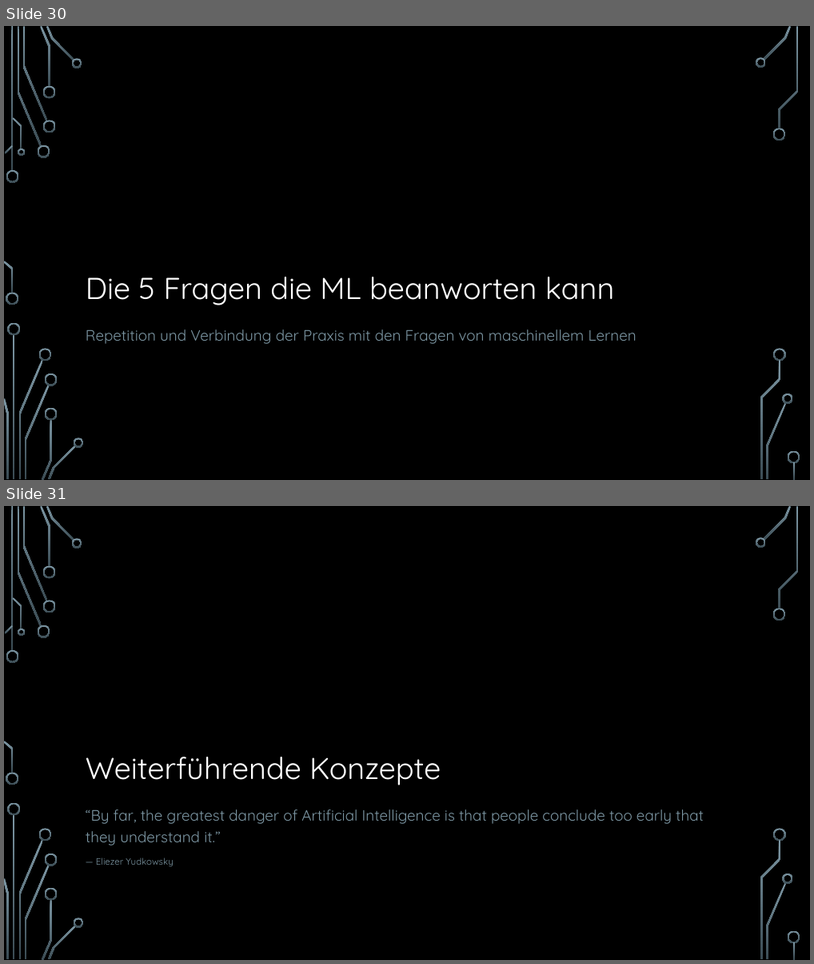
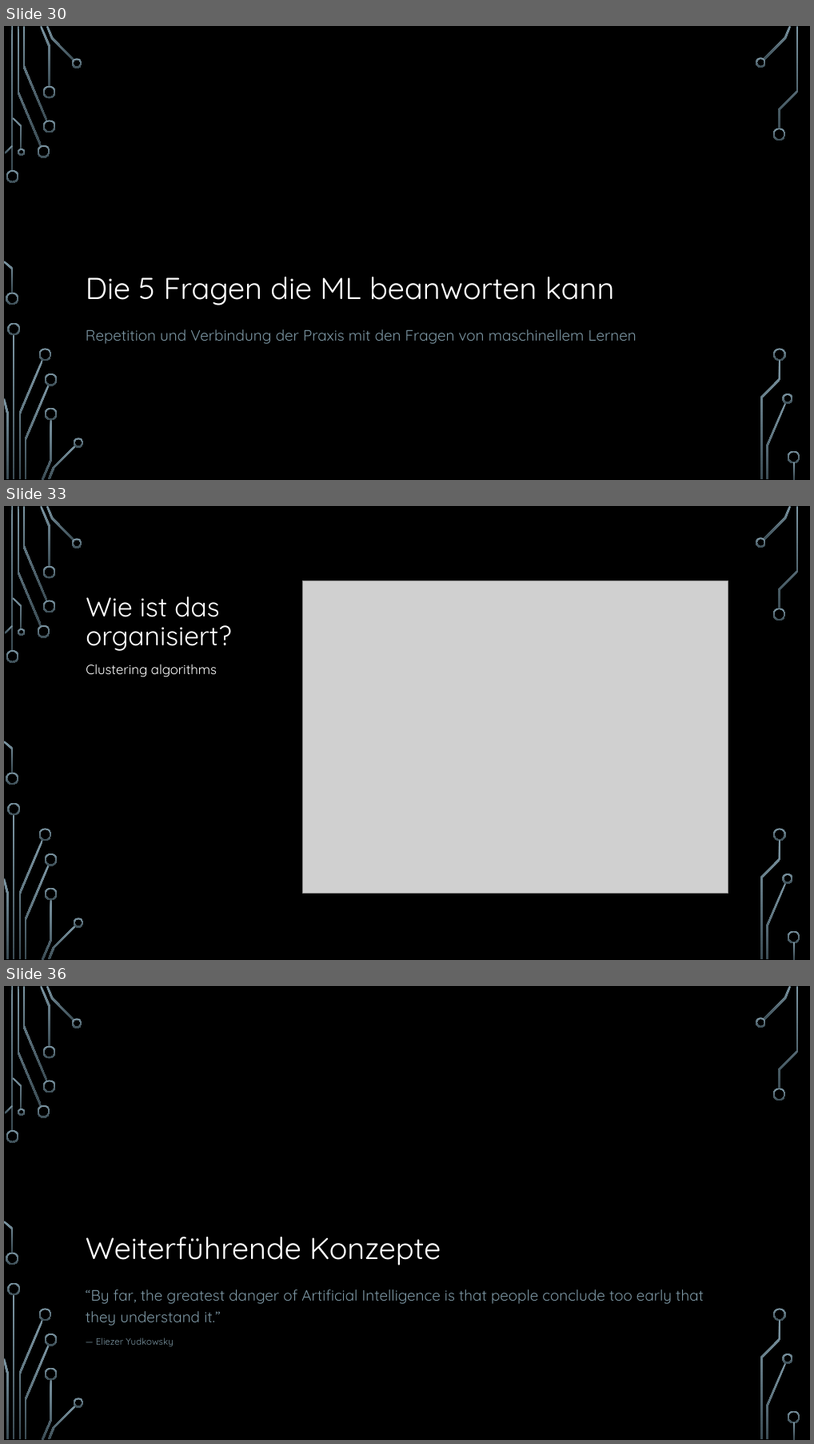
Before and after one commit to hacpro/introduction-machine-learning, a slide deck: presentation.pptx. Shown one above the other, each under a label of ours: slides 30 and 31 before the commit, slides 30, 33 and 36 after it; the slides between them are not shown. The pictures are 814x964 and 814x1444 pixels, drawn with LibreOffice and Linux fonts; fonts in the diff are those of the drawing; grey boxes stand for pictures; background and template pictures are left out. Boxes give left, top, right and bottom in pixels: in the first picture for what was removed or moved away, otherwise in the second. Text is boxed around its words. In the diff, an @@ line names an element or a change of style, - is before the commit and + after.

```diff
--- a/presentation.pptx
+++ b/presentation.pptx
@@ slide 33 added at <box>4,506,810,960</box>, background picture (left out); not listed: 36 template elements that a slide beside it also shows @@
@@ title added at <box>86,596,231,651</box>, 32 pt, text #FFFFFF @@
+Wie ist das organisiert?
@@ picture added at <box>303,581,728,893</box> @@
@@ text added at <box>86,664,217,677</box>, 16 pt, text #FFFFFF @@
+Clustering algorithms
@@ what was slide 31 is now slide 36 @@
```
Also in this commit, not shown: 2 slides changed, 4 other slides added, 1 slide removed, 1 other file.
